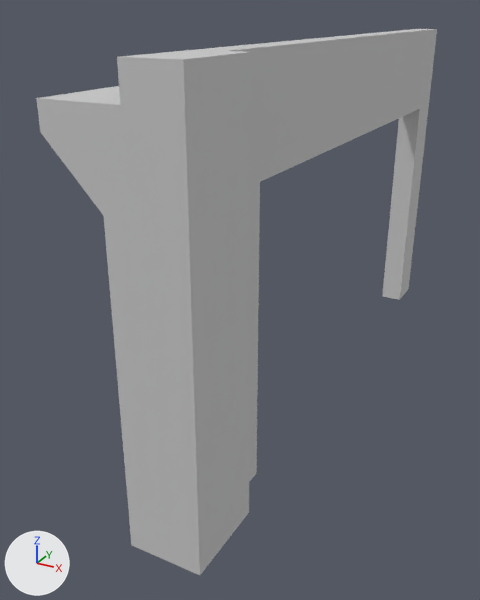
Two versions of the FBX model LearnToDriveUE4/Content/Art/Architecture/Warehouse/WarehouseArch_SM.FBX, one commit apart.
Rendered twice from a 50 mm camera at (4.82, -6.03, 7.48) aimed at (-1.12, 4.78, 2.08). Arrows for +X, +Y and +Z are at lower left; the lights stay in place. Objects named as collision shapes, trigger or cutter boxes, shadow casters or lower levels of detail are left out. Where no turn or scale is listed for an object, it has been applied to the vertices.

Script lines for the objects in view, before the commit:
```python
me_mesh = bpy.data.meshes.new('Mesh')
me_mesh.from_pydata(...)  # 68 vertices, 66 faces; spans x -1.25..0.85, y 0.0..12.0, z 0.0..7.0
# faces by material slot: [49, 17]
me_mesh.materials.append(mat_material__60)  # its picture is missing
me_mesh.materials.append(mat_material__60_001)  # its picture is missing
ob_warehousearch_sm = bpy.data.objects.new('WarehouseArch_SM', me_mesh)
ob_warehousearch_sm.location = (0.0, 0.0, 0.0)
```
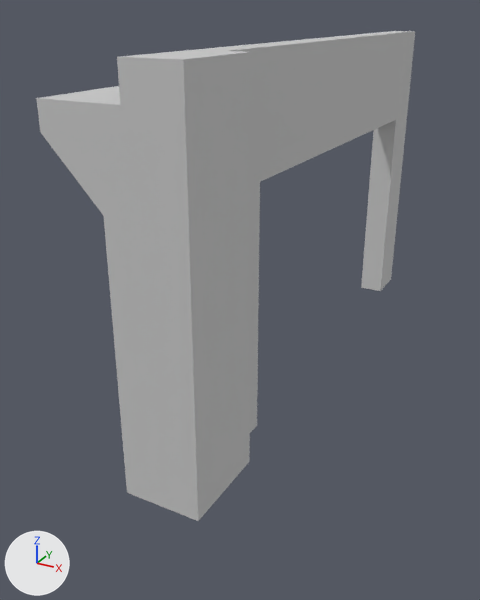
The newer file is also turned or shifted as a whole; pictures and numbers use the older file's frame.

Changed parts and their boxes [x1, y1, x2, y2] in the pictures (480 x 600 px; the box of a moved part takes in the faces that stretch with it):
'WarehouseArch_SM', reshaped (10% shorter)
    before: [36, 29, 437, 575]
    after: [36, 31, 415, 521]
part 1 of me_mesh, moved or reshaped
    before: [234, 29, 437, 182]
    after: [234, 31, 415, 182]
part 2 of me_mesh, moved or reshaped
    before: [382, 105, 429, 300]
    after: [361, 115, 407, 291]
part 3 of me_mesh, moved or reshaped
    before: [104, 182, 260, 575]
    after: [104, 182, 260, 521]

The change, as a diff of the scene's bpy script:
```diff
--- a/LearnToDriveUE4/Content/Art/Architecture/Warehouse/WarehouseArch_SM.FBX.py
+++ b/LearnToDriveUE4/Content/Art/Architecture/Warehouse/WarehouseArch_SM.FBX.py
@@ me_mesh @@
 me_mesh.from_pydata(...)  # 68 vertices, 66 faces; spans x -1.25..0.85, y 0.0..12.0, z 0.0..7.0
 # used by ob_warehousearch_sm; location = (0.0, 0.0, 0.0)
+# me_mesh part 1: all 16 vertices in x 0.0..0.5, y 11.1..12.0, z 5.18..7.0 are moved by (0.0, -2.0, 0.0)
+# me_mesh part 2: all 4 vertices in x 0.0..0.5, y 11.1..12.0, z 0.0 are moved by (0.0, -2.0, 1.0)
+# me_mesh part 3: all 10 vertices in x -0.38..0.85, y 0.0..2.43, z 0.0 are moved by (0.0, 0.0, 1.0)
 me_mesh.materials.append(mat_material__60)
```
